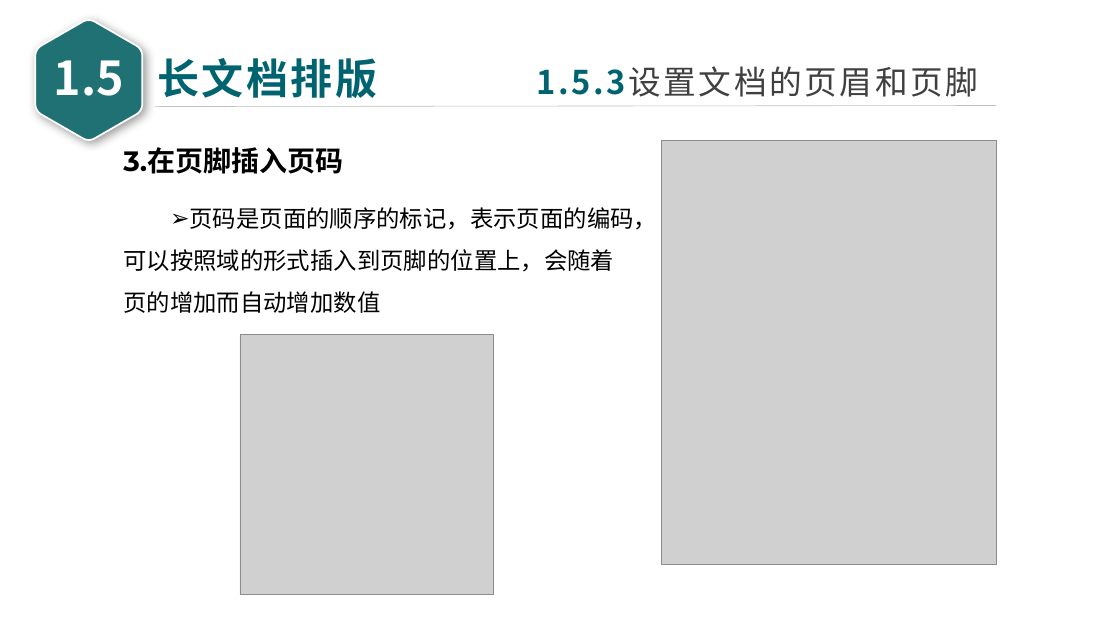
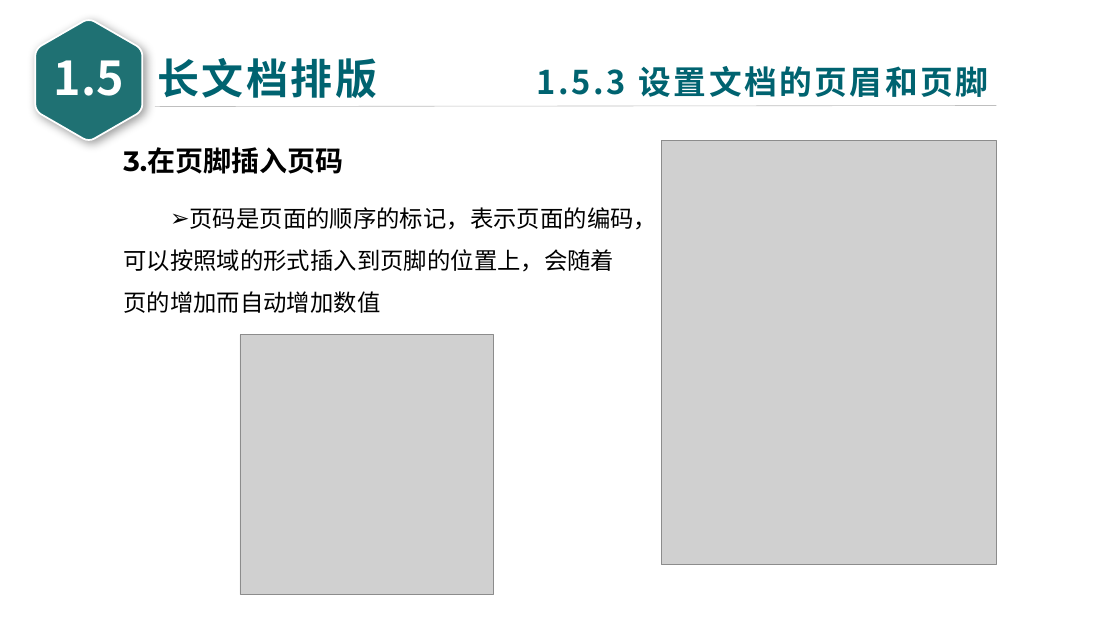
Before and after one commit to glplaman/glplaman.github.io, a slide deck: slide 91 of office/file/wps PPT/第1章 WPS文字文档编辑 - glpla.pptx. Drawn at 1120x630 pixels with LibreOffice and Linux fonts; fonts in the diff are those of the drawing; grey boxes stand for pictures. Boxes give left, top, right and bottom in pixels: in the first picture for what was removed or moved away, otherwise in the second. Text is boxed around its words. In the diff, an @@ line names an element or a change of style, - is before the commit and + after.

```diff
--- a/office/file/wps PPT/第1章 WPS文字文档编辑 - glpla.pptx
+++ b/office/file/wps PPT/第1章 WPS文字文档编辑 - glpla.pptx
@@ text at bbox=[537, 66, 988, 97]: text changed; text colour #404040 to #006370; bold on @@
-1.5.3设置文档的页眉和页脚
+1.5.3 设置文档的页眉和页脚
```
Also in this commit, not shown: 91 other slides changed, 9 other files.
